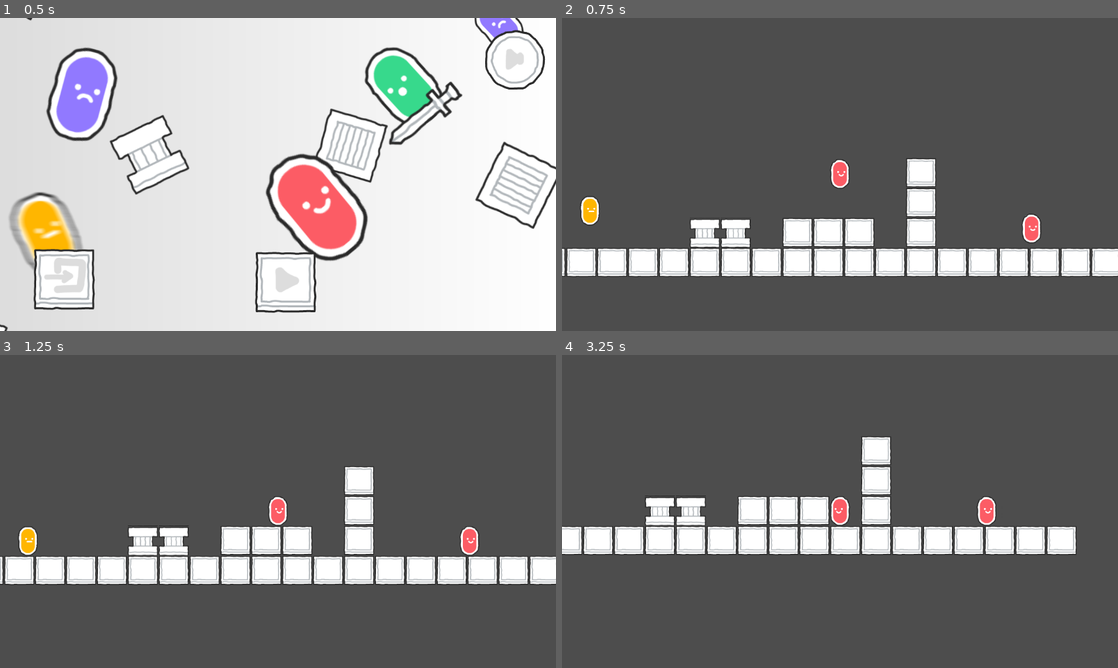
Above: before the commit, frames 1-4 (two rows, left to right).
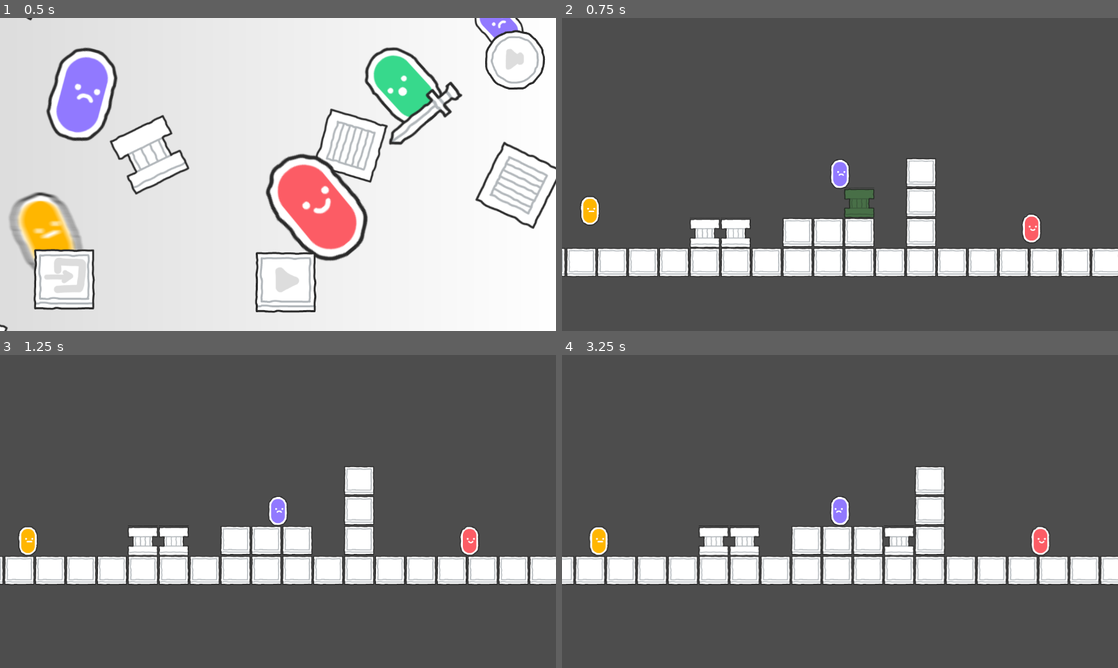
Above: after the commit, the same moments.

Repository: Alloces/DeadIsGood
Game: Godot game, scene res://MainMenu.tscn
Two runs of this game, one before a commit and one after it. Both use one fixed random seed, a clock stepped at 60 frames per second and the inputs below.
Inputs (mouse positions are in pixels of both pictures, inside the frame that each line leads up to):
- Up to frame 1 (0.5 s): no input
- Up to frame 2 (0.75 s): click (845, 280) at 0.5 s
- Up to frame 3 (1.25 s): no input
- Up to frame 4 (3.25 s): tap Enter (ui_accept) at 1.25, 1.52, 2.27, 2.75 s; move the mouse to (962, 495) at 1.27 s; hold Right (ui_right) 1.28-2.78 s; click (962, 495) at 1.42 s; move the mouse to (728, 527) at 2.02 s; move the mouse to (895, 442) at 2.77 s; hold Left (ui_left) from 2.78 s (still down)

Frame 1 is identical in both runs. In frame 2, 0.6% of the frame differs, in the area x 48-57%, y 45-64%; in frame 3, 0.2%; in frame 4, 20%, in the area x 0-100%, y 26-74%.

Commit message:
add masks to purple abilities

Diff:
--- a/scenes/Dude/Dude.gd
+++ b/scenes/Dude/Dude.gd
@@ -47,7 +47,13 @@
 
 @export var tilemap: TileMap
 @export var block_atlas_coords: Vector2i = Vector2i(4, 7)
-var empty_atlas_coords: Vector2i = Vector2i(-1, -1)
+const empty_atlas_coords: Vector2i = Vector2i(-1, -1)
+
+var _previous_masked_block = {
+	"is_set": false,
+	"position": empty_atlas_coords,
+	"atlas_coords": empty_atlas_coords,
+}
 
 var TypeRects: Dictionary = {
 	Types.Red: 		Rect2(576, 320, 64, 64),
@@ -90,6 +96,9 @@
 
 	move_and_slide()
 
+	if type == Types.Purple:
+		_purple_tile_mask()
+
 
 func _parse_input() -> void:
 	if Input.is_action_just_pressed("ui_accept"):
@@ -108,6 +117,7 @@
 
 		_sprite.flip_h = direction < 0
 		_red_area.position.x = -55 if direction < 0 else 55
+		_purple_area.position.x = _red_area.position.x
 	else:
 		velocity.x = move_toward(velocity.x, 0, SPEED)
 
@@ -153,23 +163,41 @@
 
 
 func _purple_ability() -> void:
-	var cell: Vector2i = tilemap.local_to_map(position)
-	cell.y += 1
-	cell.x += -1 if _sprite.is_flipped_h() else 1
-
+	var cell: Vector2i = tilemap.local_to_map(_purple_area.global_position)
 	var atlas_coords: Vector2i = tilemap.get_cell_atlas_coords(0, cell)
-	if atlas_coords == empty_atlas_coords:
+	if (tilemap.get_cell_alternative_tile(0, cell) == 1 and atlas_coords == block_atlas_coords) or atlas_coords == empty_atlas_coords:
 		if _purple_area.has_overlapping_areas():
 			return
 
 		tilemap.set_cell(0, cell, 0, block_atlas_coords)
+		_previous_masked_block.is_set = false
 		_created_tiles.append(cell)
 		if _created_tiles.size() > 3:
 			tilemap.set_cell(0, _created_tiles.pop_front(), 0, empty_atlas_coords)
 
 	elif atlas_coords == block_atlas_coords:
 		tilemap.set_cell(0, cell, 0, empty_atlas_coords)
+		_previous_masked_block.is_set = false
 		_created_tiles.erase(cell)
+
+
+func _purple_tile_mask() -> void:
+	var cell: Vector2i = tilemap.local_to_map(_purple_area.global_position)
+	var atlas_coords: Vector2i = tilemap.get_cell_atlas_coords(0, cell)
+	if tilemap.get_cell_alternative_tile(0, cell) != 0 and atlas_coords != empty_atlas_coords:
+		return
+
+	if atlas_coords == empty_atlas_coords:
+		tilemap.set_cell(0, cell, 0, block_atlas_coords, 1)
+	elif atlas_coords == block_atlas_coords:
+		tilemap.set_cell(0, cell, 0, block_atlas_coords, 3)
+
+	if _previous_masked_block.is_set:
+		tilemap.set_cell(0, _previous_masked_block.position, 0, _previous_masked_block.atlas_coords)
+
+	_previous_masked_block.is_set = true
+	_previous_masked_block.position = cell
+	_previous_masked_block.atlas_coords = atlas_coords
 
 
 func _on_area_2d_area_entered(area: Area2D):
--- a/scenes/Dude/Dude.tscn
+++ b/scenes/Dude/Dude.tscn
@@ -41,16 +41,16 @@
 shape = SubResource("CapsuleShape2D_mv6ge")
 
 [node name="PurpleActionArea" type="Area2D" parent="."]
-visible = false
+position = Vector2(55, 64)
 collision_layer = 0
 collision_mask = 9
 
 [node name="PurpleActionCollision" type="CollisionShape2D" parent="PurpleActionArea"]
-position = Vector2(0, 55)
 scale = Vector2(5, 2.5)
 shape = SubResource("RectangleShape2D_oqiyy")
 
 [node name="RedActionArea" type="Area2D" parent="."]
+visible = false
 position = Vector2(55, 0)
 collision_layer = 0
 collision_mask = 9
--- a/scenes/Levels/Level_1.tscn
+++ b/scenes/Levels/Level_1.tscn
@@ -215,10 +215,19 @@
 3:7/0 = 0
 3:7/0/physics_layer_0/linear_velocity = Vector2(0, 0)
 3:7/0/physics_layer_0/angular_velocity = 0.0
+4:7/next_alternative_id = 4
 4:7/0 = 0
 4:7/0/physics_layer_0/linear_velocity = Vector2(0, 0)
 4:7/0/physics_layer_0/angular_velocity = 0.0
 4:7/0/physics_layer_0/polygon_0/points = PackedVector2Array(-30.5824, -28.6378, -30.052, 32, 30.2288, 32, 30.4056, -28.6378)
+4:7/1 = 1
+4:7/1/modulate = Color(0.27451, 0.513726, 0.266667, 0.643137)
+4:7/1/physics_layer_0/linear_velocity = Vector2(0, 0)
+4:7/1/physics_layer_0/angular_velocity = 0.0
+4:7/3 = 3
+4:7/3/modulate = Color(0.509804, 0.235294, 0.207843, 0.643137)
+4:7/3/physics_layer_0/linear_velocity = Vector2(0, 0)
+4:7/3/physics_layer_0/angular_velocity = 0.0
 5:7/0 = 0
 5:7/0/physics_layer_0/linear_velocity = Vector2(0, 0)
 5:7/0/physics_layer_0/angular_velocity = 0.0
@@ -395,6 +404,7 @@
 [node name="Player" parent="." instance=ExtResource("2_3brh7")]
 position = Vector2(184, 391)
 is_player = true
+type = 3
 
 [node name="YellowDude" parent="." instance=ExtResource("2_3brh7")]
 position = Vector2(-334, 467)
